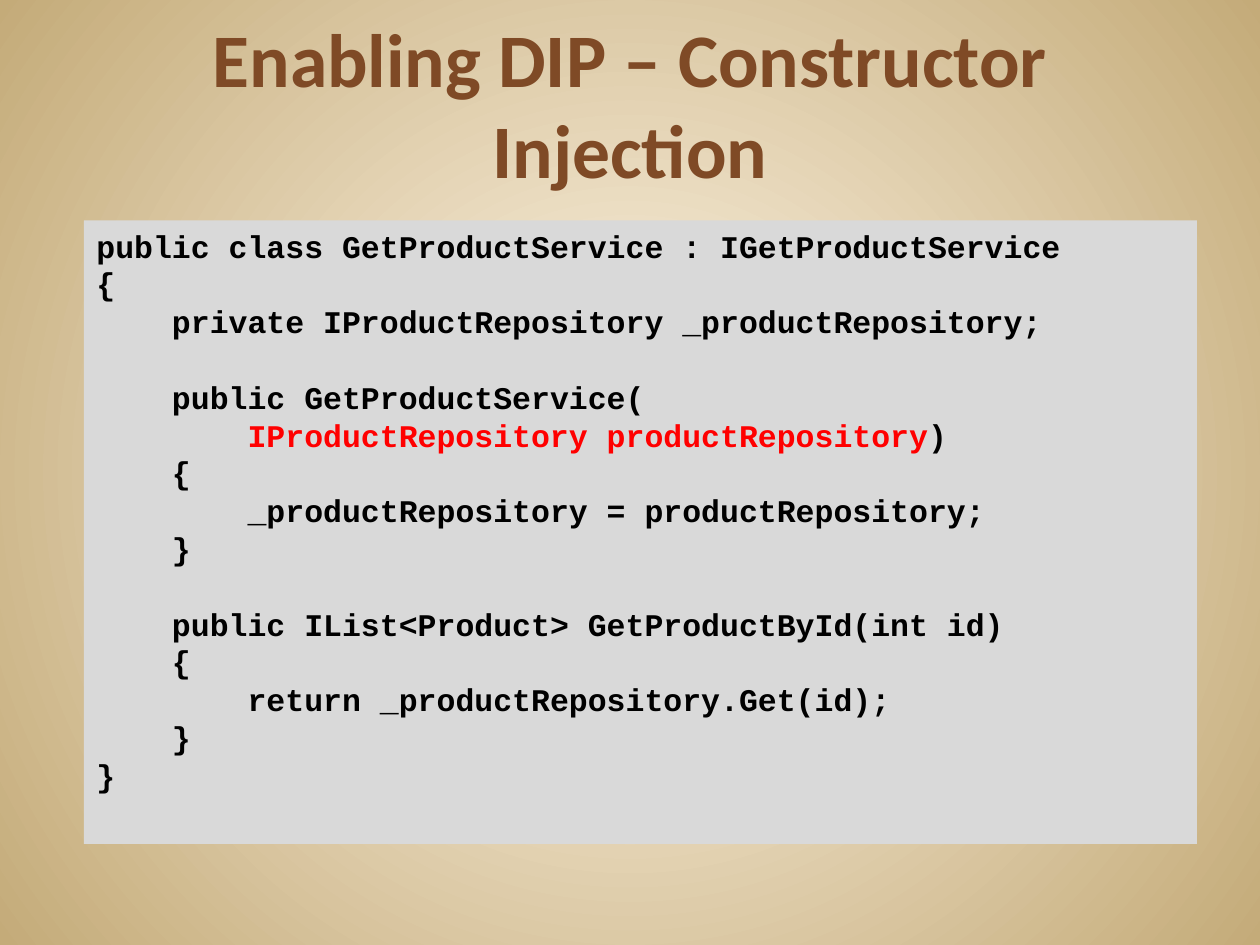
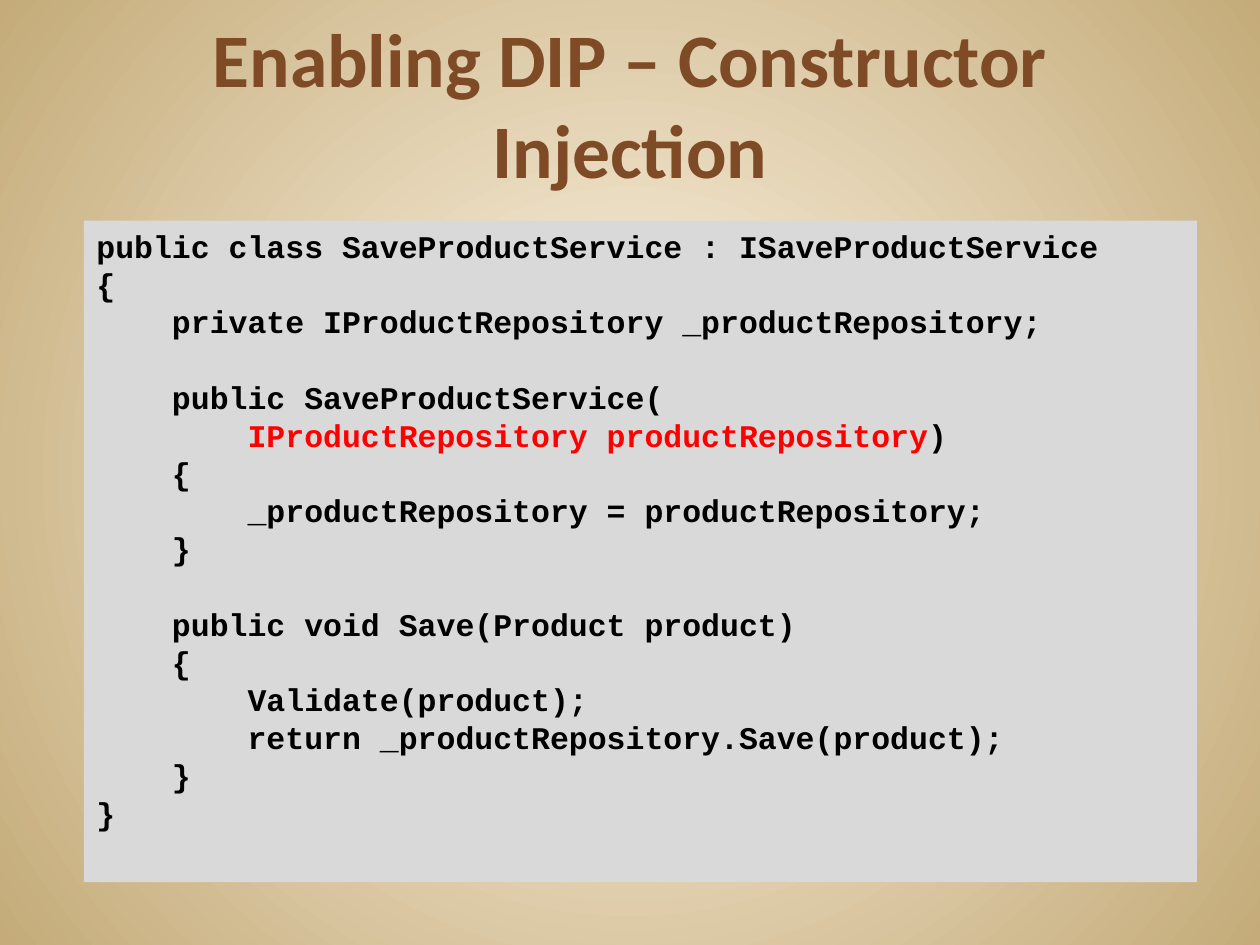
Before and after one commit to JonKruger/solid-principles, a slide deck: slide 62 of SOLID Software Design Principles - without small methods.pptx. Drawn at 1260x945 pixels with LibreOffice and Linux fonts; fonts in the diff are those of the drawing. Boxes give left, top, right and bottom in pixels: in the first picture for what was removed or moved away, otherwise in the second. Text is boxed around its words. In the diff, an @@ line names an element or a change of style, - is before the commit and + after.

Commit message:
using SaveProductService instead of GetProductService in DI since it's a better example

```diff
--- a/SOLID Software Design Principles - without small methods.pptx
+++ b/SOLID Software Design Principles - without small methods.pptx
@@ rectangle "public class SaveProductService : ISaveProductService": place and size @@
-rectangle "public class SaveProductService : ISaveProductService" at [84,220,1197,844]
+rectangle "public class SaveProductService : ISaveProductService" at [84,220,1197,882]
@@ text in rectangle at [96,235,1098,265]: text changed @@
-public class GetProductService : IGetProductService
+public class SaveProductService : ISaveProductService
@@ text in rectangle at [172,386,663,416]: text changed @@
-public GetProductService(
+public SaveProductService(
@@ text in rectangle at [172,613,796,643]: text changed @@
-public IList<Product> GetProductById(int id)
+public void Save(Product product)
@@ text in rectangle at [248,689,1004,756]: text changed @@
-return _productRepository.Get(id);
+Validate(product);
+return _productRepository.Save(product);
```
Also in this commit, not shown: 4 other slides changed, 1 other file.
